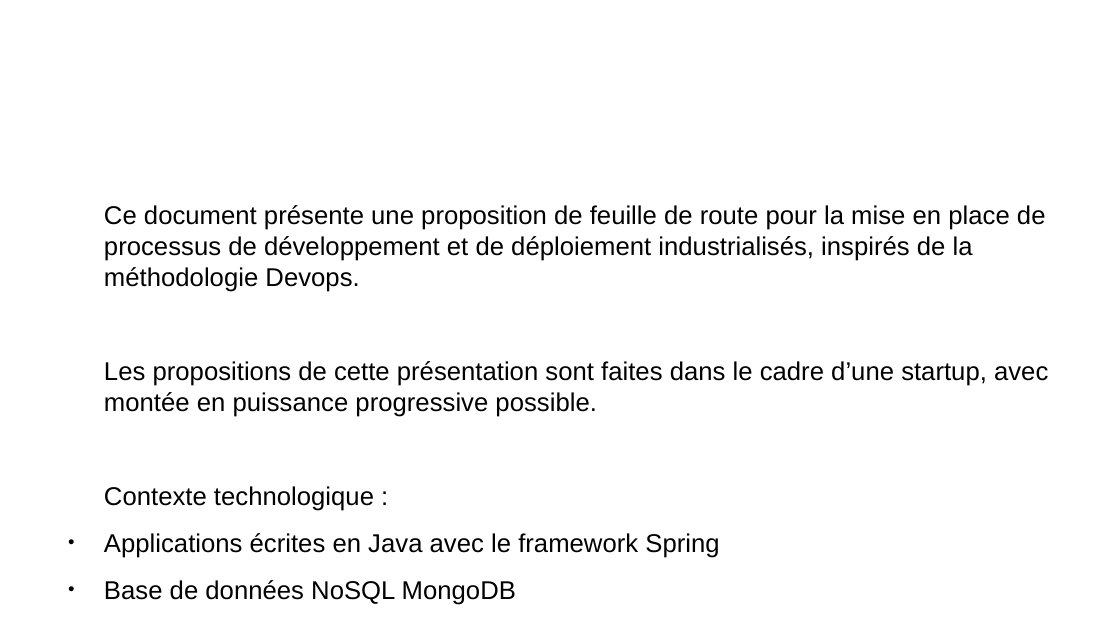
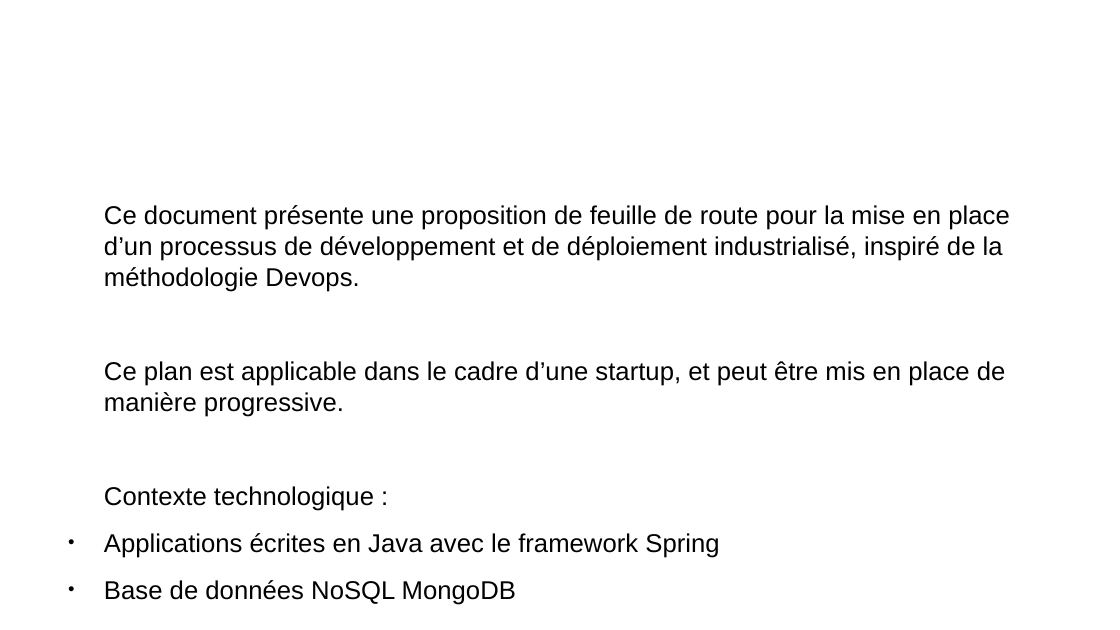
Before and after one commit to remipassmoilesel/ci-cd-plan, a slide deck: slide 1 of ci-cd-plan.odp. Drawn at 1120x630 pixels with LibreOffice and Linux fonts; fonts in the diff are those of the drawing; background and template pictures are left out. Boxes give left, top, right and bottom in pixels: in the first picture for what was removed or moved away, otherwise in the second. Text is boxed around its words. In the diff, an @@ line names an element or a change of style, - is before the commit and + after.

```diff
--- a/ci-cd-plan.odp
+++ b/ci-cd-plan.odp
@@ text at (x1=104, y1=205, x2=1009, y2=417): text changed @@
-Ce document présente une proposition de feuille de route pour la mise en place de processus de développement et de déploiement industrialisés, inspirés de la méthodologie Devops.
-Les propositions de cette présentation sont faites dans le cadre d’une startup, avec montée en puissance progressive possible.
+Ce document présente une proposition de feuille de route pour la mise en place d’un processus de développement et de déploiement industrialisé, inspiré de la méthodologie Devops.
+Ce plan est applicable dans le cadre d’une startup, et peut être mis en place de manière progressive.
```
Also in this commit, not shown: 20 other slides changed.
